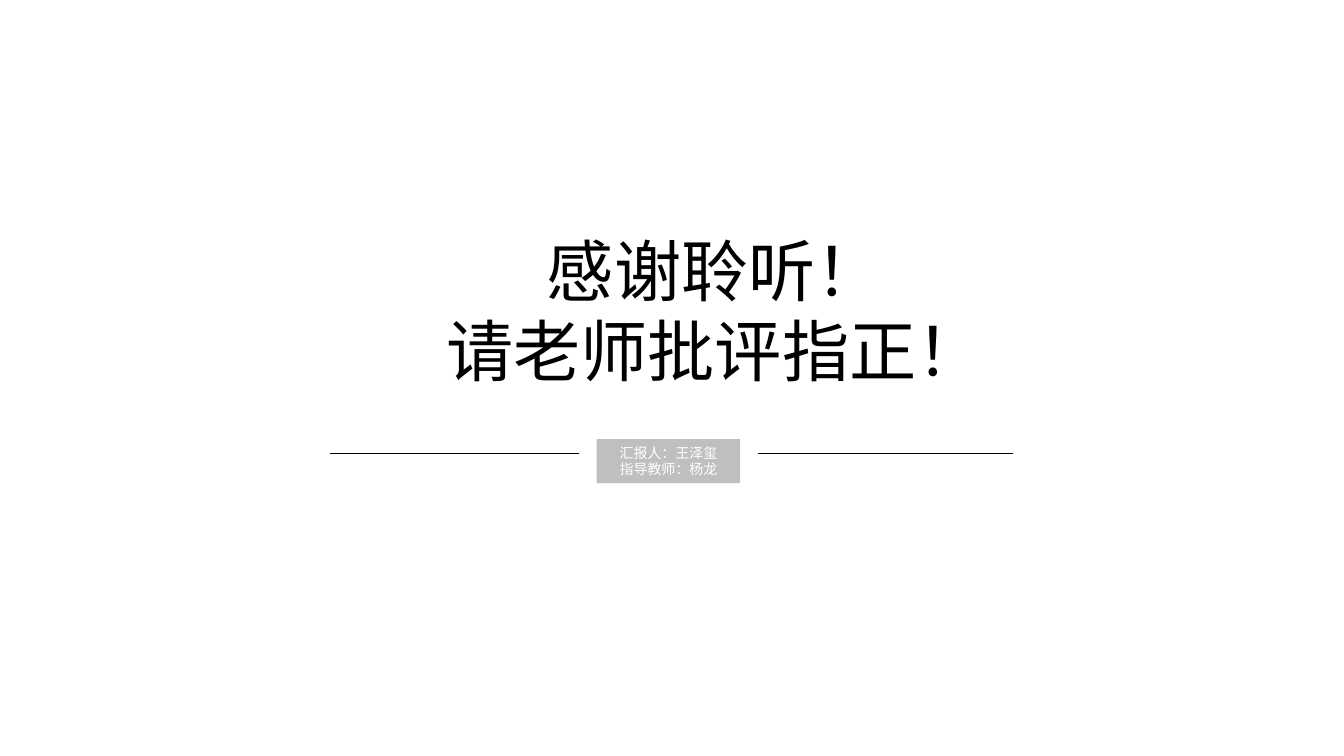
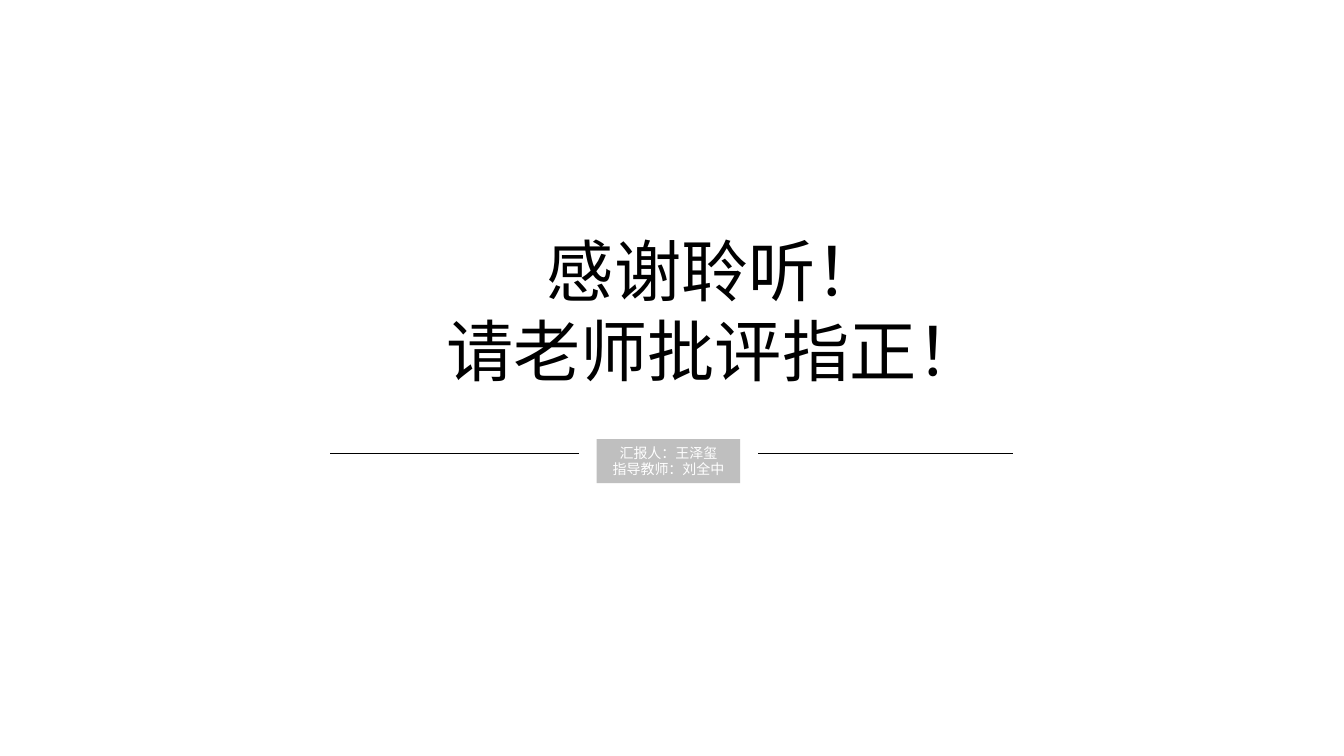
Before and after one commit to dlct-wzx/algorithmic-practice, a slide deck: slide 18 of 答辩ppt.pptx (slide 16 before the commit). Drawn at 1344x756 pixels with LibreOffice and Linux fonts; fonts in the diff are those of the drawing. Boxes give left, top, right and bottom in pixels: in the first picture for what was removed or moved away, otherwise in the second. Text is boxed around its words. In the diff, an @@ line names an element or a change of style, - is before the commit and + after.

```diff
--- a/答辩ppt.pptx
+++ b/答辩ppt.pptx
@@ text in rectangle at bbox=[613, 462, 725, 475]: text changed @@
-指导教师：杨龙
+指导教师：刘全中
```
Also in this commit, not shown: 5 other slides changed, 7 slides added, 5 slides removed, 10 other files.
